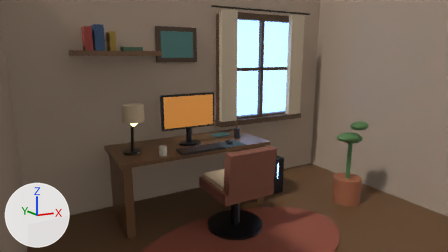
Before and after pictures for a commit that changed the Blender file Blender/CozyDeskRoom/cozydeskroom.blend.
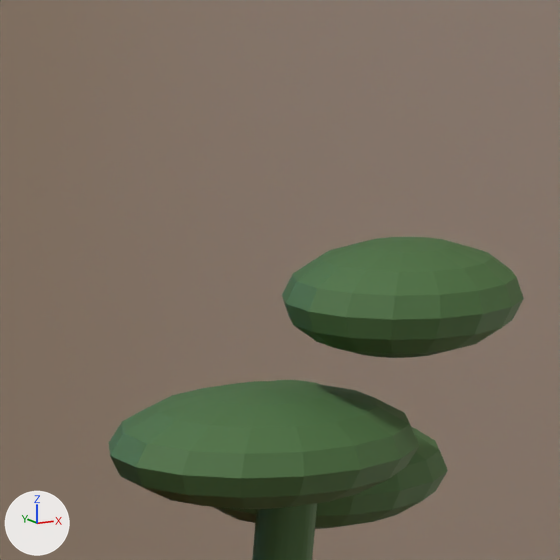
The first picture shows the older version from the file's camera 'Camera_Hero'. The close-ups show the older and then the newer version on the part from 73% to 83% of the width and 41% to 58% of the height of that picture. Only the edits that show in the close-ups are written down. Lighting does not change. The marker at lower left points along +X, +Y and +Z.

Names of what the first close-up shows: 'PlantLeaf1', 'PlantLeaf2', 'PlantLeaf3', 'PlantStem', 'RightWall'.
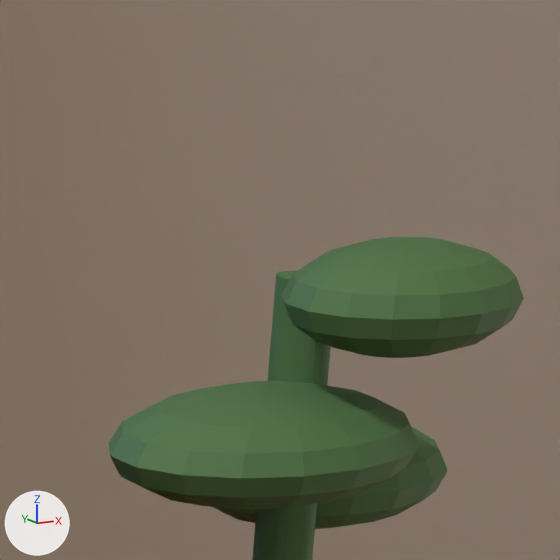
Diff of the bpy script that builds the scene:
```diff
--- a/Blender/CozyDeskRoom/cozydeskroom.blend.py
+++ b/Blender/CozyDeskRoom/cozydeskroom.blend.py
@@ ob_plantstem @@
 ob_plantstem = bpy.data.objects.new('PlantStem', me_plantstem_mesh)
-ob_plantstem.location = (1.35, 0.75, 0.55)
-ob_plantstem.scale = (0.025, 0.025, 0.3)
+ob_plantstem.location = (1.35, 0.75, 0.6)
+ob_plantstem.scale = (0.025, 0.025, 0.35)
```

Location of each change, [x1, y1, x2, y2] in pixels of the close-ups (560 x 560 px):
'PlantStem', moved, rescaled: before [252, 380, 321, 560]; after [252, 270, 331, 560]
